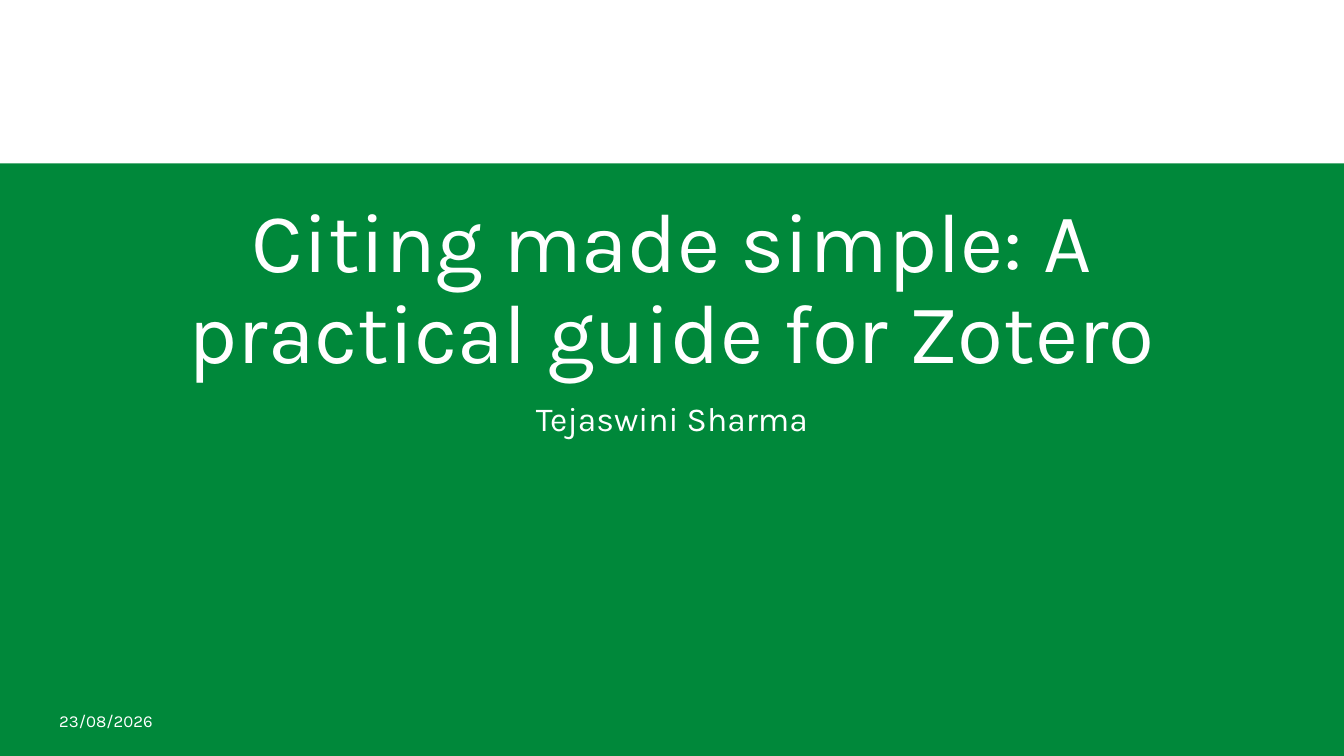
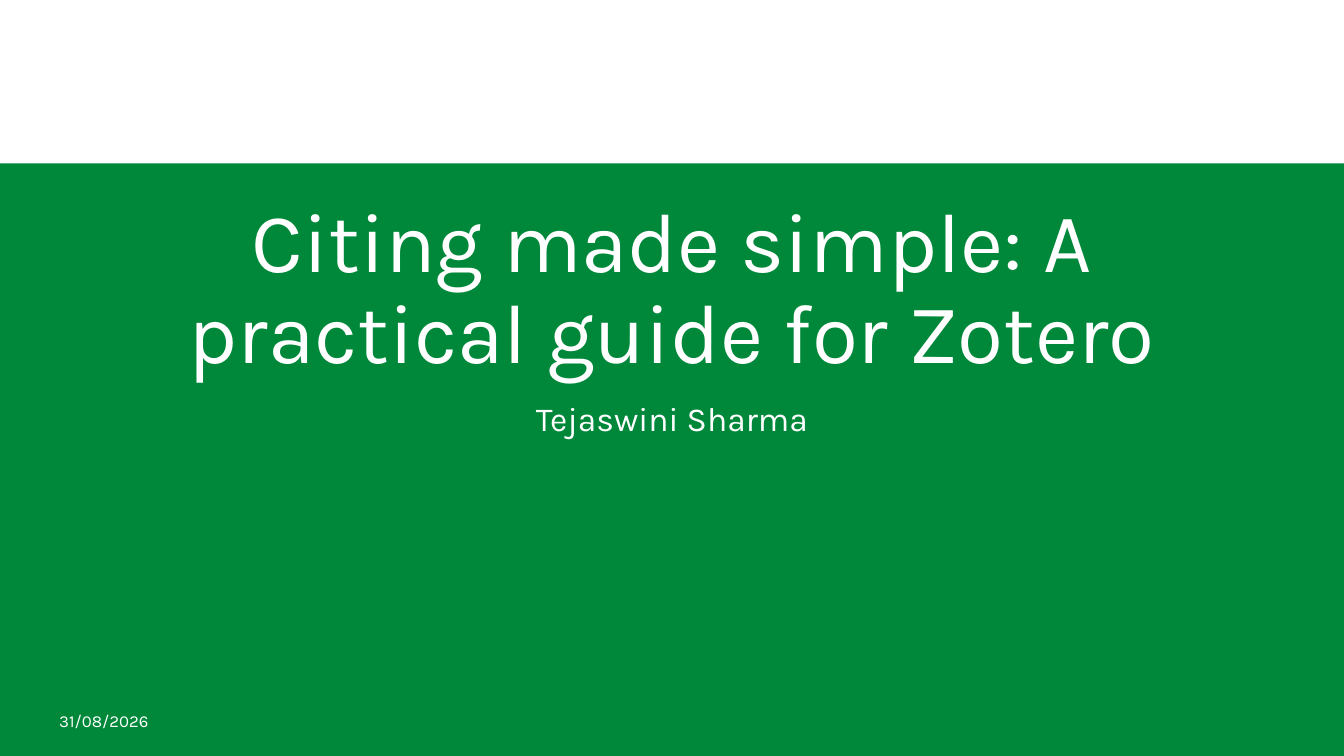
Before and after one commit to lmu-osc/train-the-trainer-test-repo-separate-slidedeck-zenodo, a slide deck: slide 1 of index.pptx. Drawn at 1344x756 pixels with LibreOffice and Linux fonts; fonts in the diff are those of the drawing; background and template pictures are left out. Boxes give left, top, right and bottom in pixels: in the first picture for what was removed or moved away, otherwise in the second. Text is boxed around its words. In the diff, an @@ line names an element or a change of style, - is before the commit and + after.

```diff
--- a/index.pptx
+++ b/index.pptx
@@ text at (59, 714, 148, 729): text changed @@
-23/08/2026
+31/08/2026
```
Also in this commit, not shown: 5 other files.
